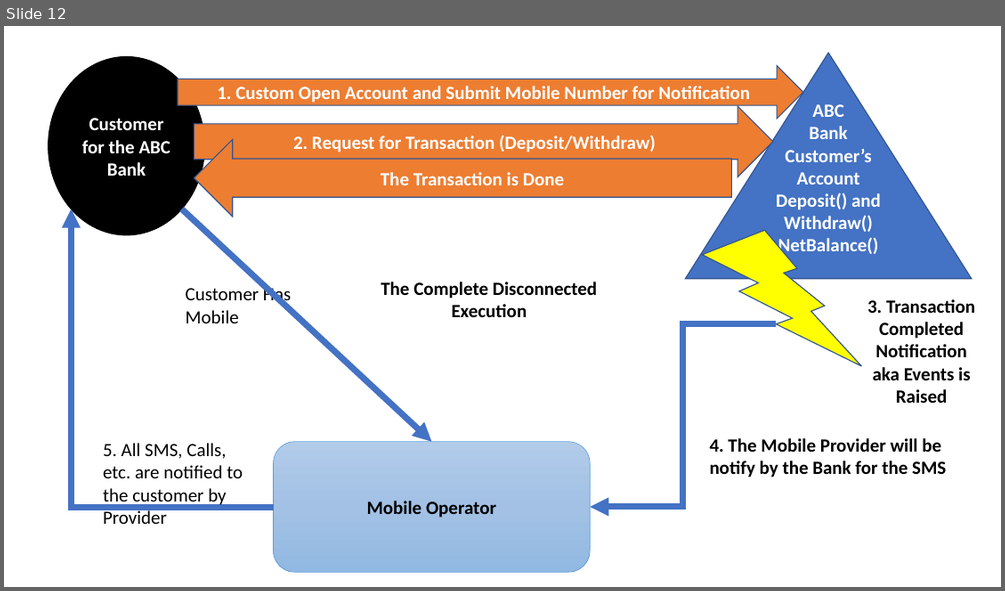
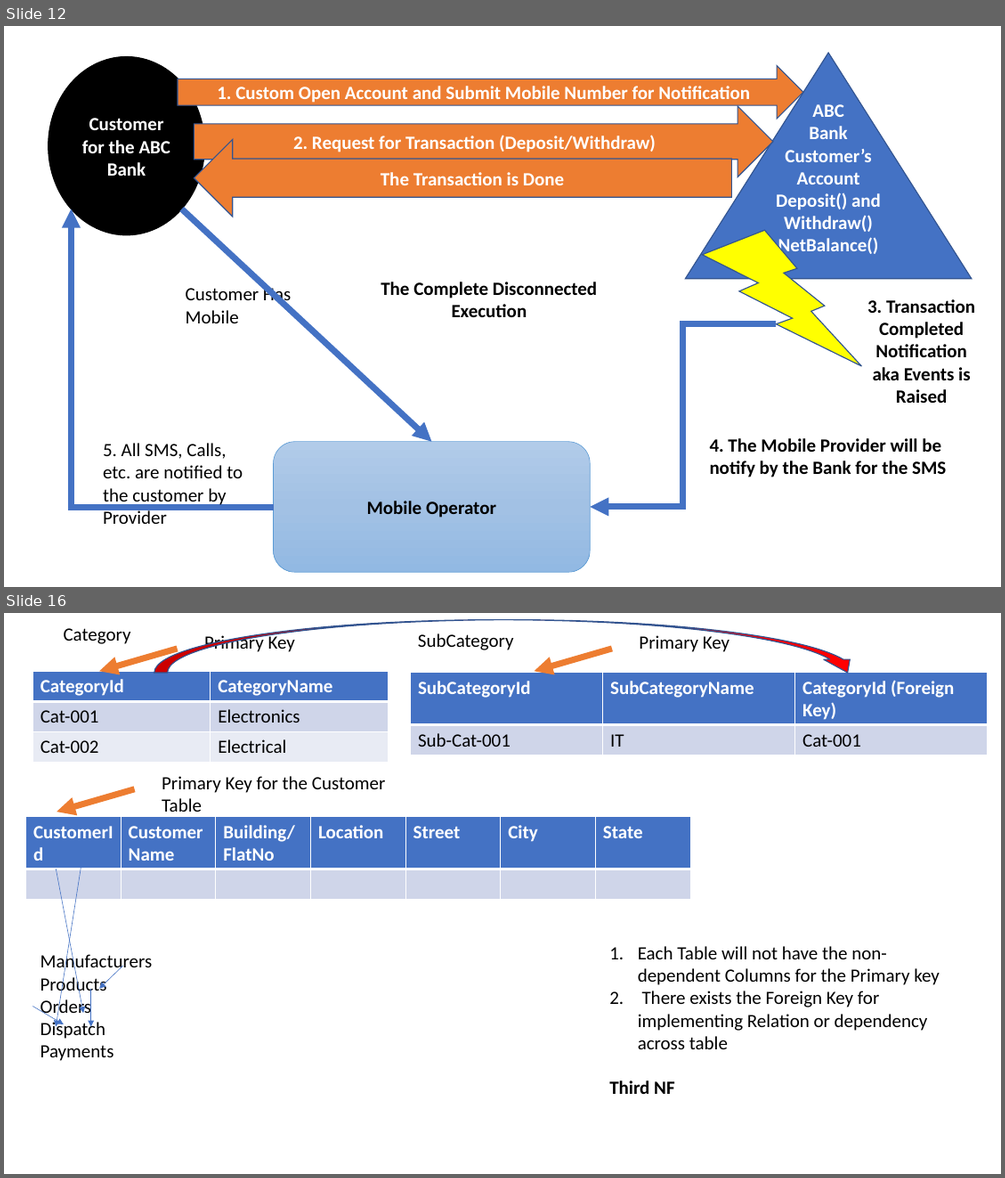
Before and after one commit to maheshsabnis/NetFrwk_Projects, a slide deck: Training-Images.pptx. Shown one above the other, each under a label of ours: slide 12 before the commit, slides 12 and 16 after it; the slides between them are not shown. The pictures are 1005x591 and 1005x1178 pixels, drawn with LibreOffice and Linux fonts; fonts in the diff are those of the drawing. Boxes give left, top, right and bottom in pixels: in the first picture for what was removed or moved away, otherwise in the second. Text is boxed around its words. In the diff, an @@ line names an element or a change of style, - is before the commit and + after.

```diff
--- a/Training-Images.pptx
+++ b/Training-Images.pptx
@@ slide 16 added at [4, 613, 1001, 1174], background #FFFFFF @@
@@ text added at [64, 628, 131, 644], 18 pt, text #000000 @@
+Category
@@ curved down arrow added at [154, 620, 861, 673], fill #FF0000, outline #325491 1 pt @@
@@ text added at [204, 633, 295, 652], 18 pt, text #000000 @@
+Primary Key
@@ text added at [418, 633, 514, 650], 18 pt, text #000000 @@
+SubCategory
@@ text added at [639, 633, 729, 652], 18 pt, text #000000 @@
+Primary Key
@@ arrow added from (178, 649) to (100, 672), #ED7D31 6 pt @@
@@ arrow added from (612, 649) to (534, 672), #ED7D31 6 pt @@
@@ table added at [33, 672, 389, 763], 3 rows, 2 columns @@
+CategoryId | CategoryName
+Cat-001 | Electronics
+Cat-002 | Electrical
@@ table added at [411, 673, 987, 755], 2 rows, 3 columns @@
+SubCategoryId | SubCategoryName | CategoryId (Foreign Key)
+Sub-Cat-001 | IT | Cat-001
@@ arrow added from (134, 788) to (57, 811), #ED7D31 6 pt @@
@@ text added at [162, 776, 386, 818], 18 pt, text #000000 @@
+Primary Key for the Customer Table
@@ table added at [25, 817, 690, 900], 2 rows, 7 columns @@
+CustomerId | CustomerName | Building/FlatNo | Location | Street | City | State
+ |  |  |  |  |  | 
@@ arrow added from (83, 852) to (56, 1027), #4472C4 0.5 pt @@
@@ arrow added from (56, 868) to (83, 1013), #4472C4 0.5 pt @@
@@ text added at [40, 952, 153, 1061], 18 pt, text #000000 @@
+Manufacturers
+Products
+Orders
+Dispatch
+Payments
@@ text added at [609, 946, 939, 1094], 18 pt, text #000000 @@
+1. Each Table will not have the non-dependent Columns for the Primary key
+2. There exists the Foreign Key for implementing Relation or dependency across table
+Third NF
@@ arrow added from (123, 965) to (100, 989), #4472C4 0.5 pt @@
@@ arrow added from (33, 1006) to (64, 1024), #4472C4 0.5 pt @@
@@ arrow added from (90, 989) to (90, 1027), #4472C4 0.5 pt @@
```
Also in this commit, not shown: 3 other slides added, 6 other files.
